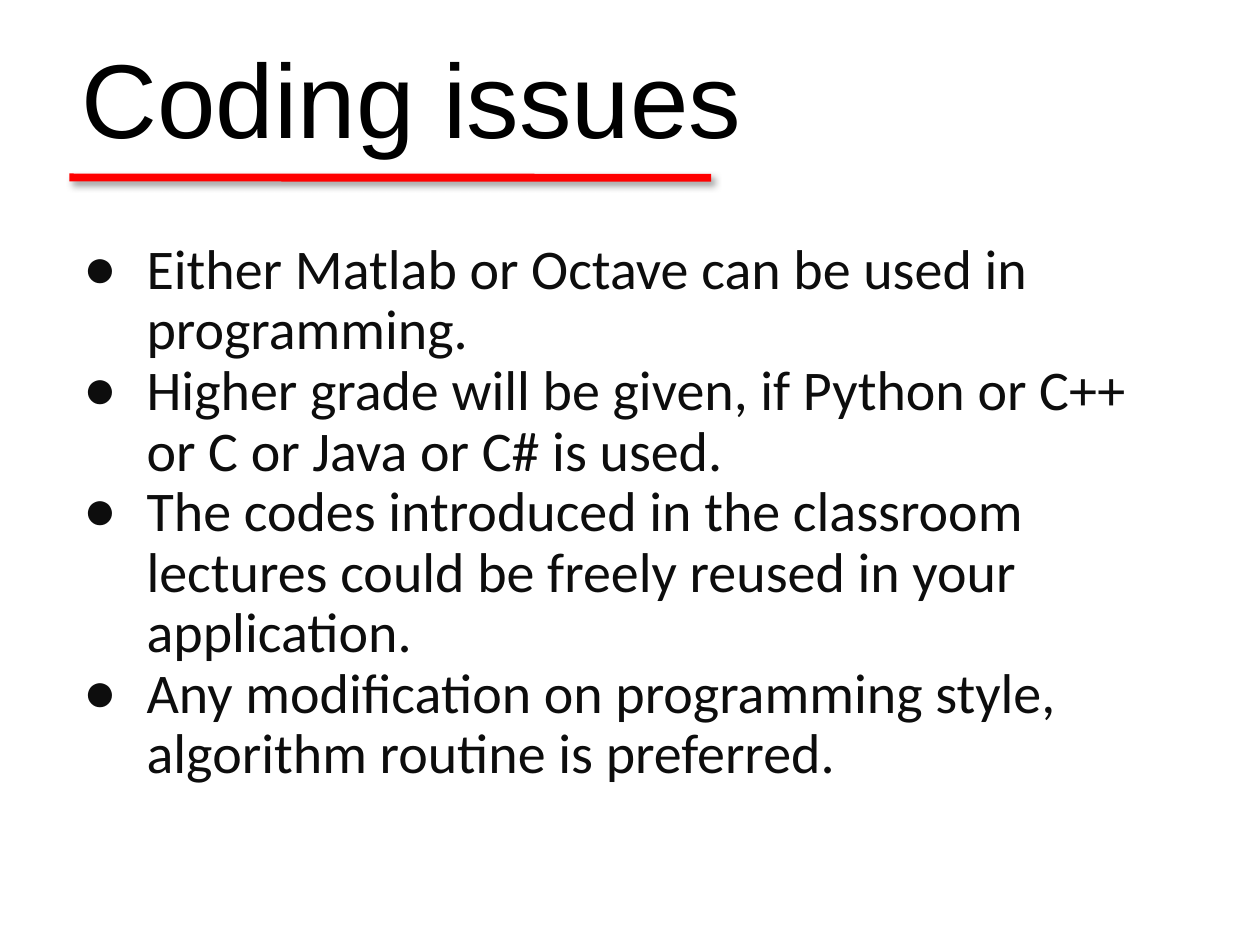
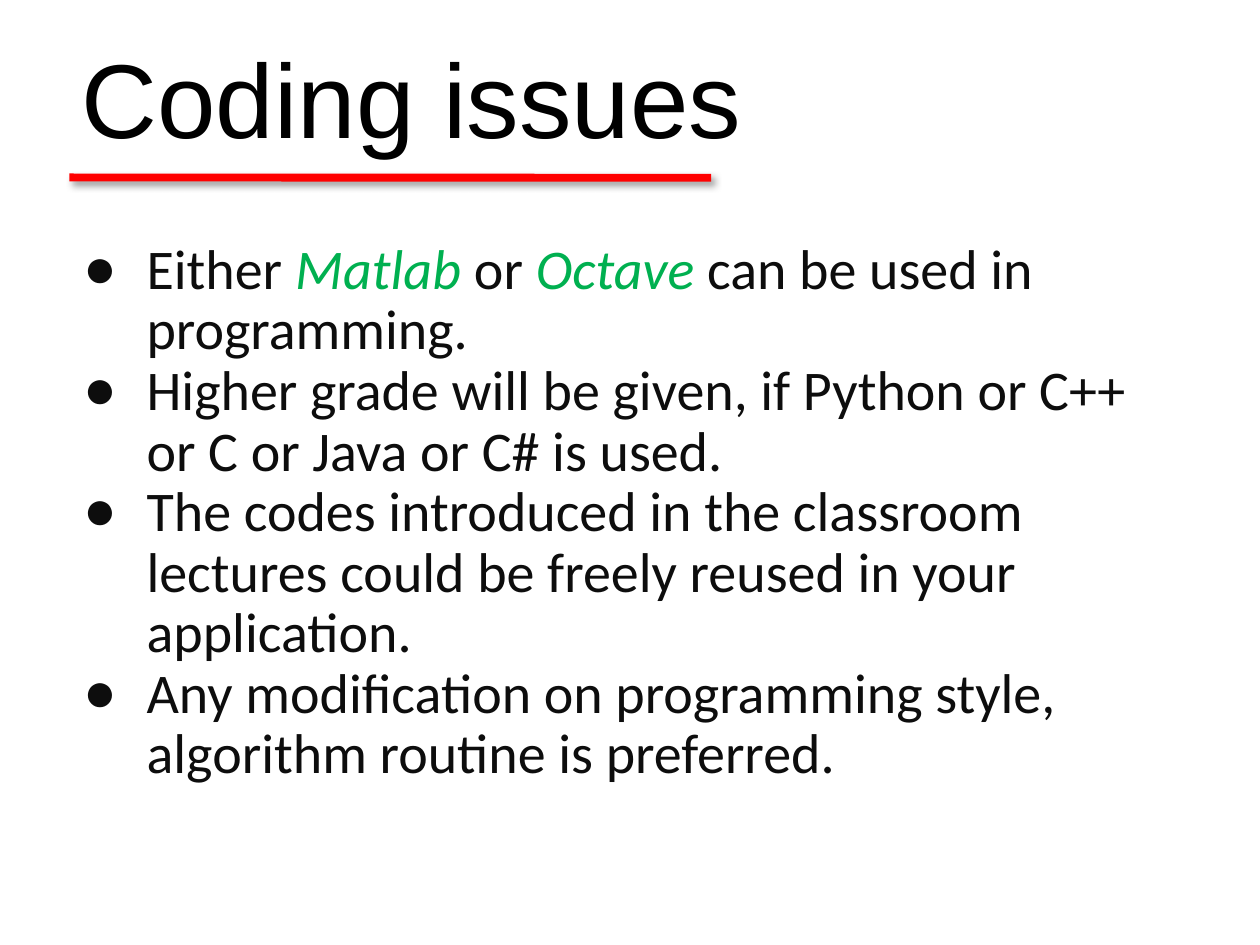
Before and after one commit to sunzuolei/ml, a slide deck: slide 7 of Assignments/A1/1#Assignment.pptx. Drawn at 1260x945 pixels with LibreOffice and Linux fonts; fonts in the diff are those of the drawing. Boxes give left, top, right and bottom in pixels: in the first picture for what was removed or moved away, otherwise in the second. Text is boxed around its words. In the diff, an @@ line names an element or a change of style, - is before the commit and + after.

```diff
--- a/Assignments/A1/1#Assignment.pptx
+++ b/Assignments/A1/1#Assignment.pptx
@@ text at [147,250,1032,359]: text colour #0D0D0D to #00B050, italic on in "Matlab Octave" @@
```
Also in this commit, not shown: 3 other slides changed.
